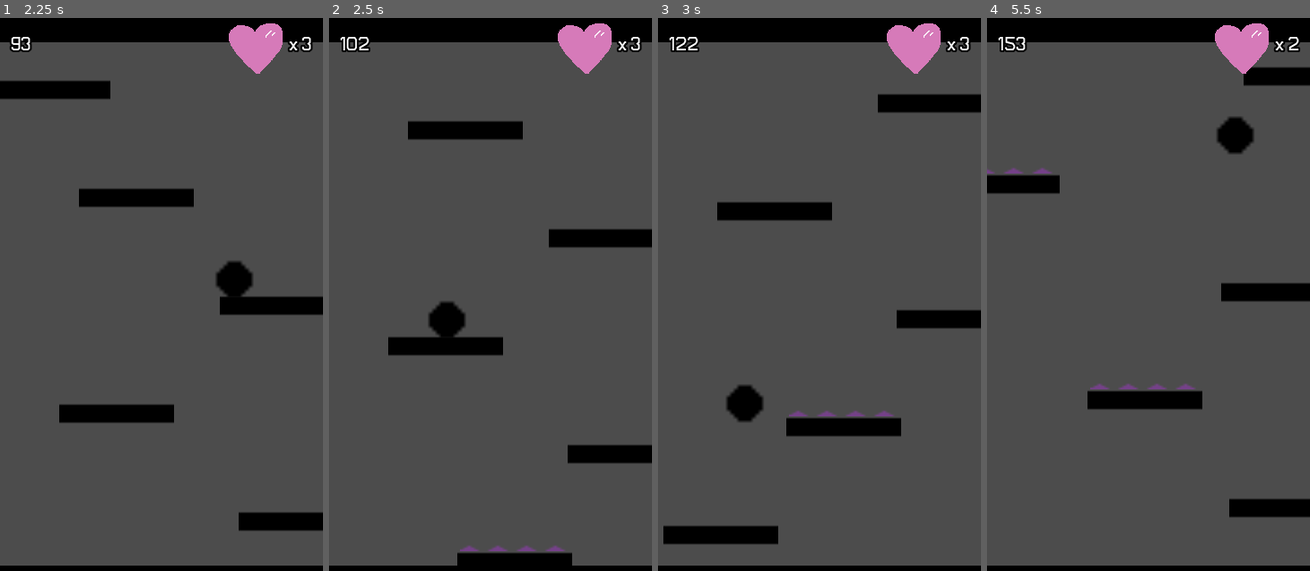
Above: before the commit, frames 1-4 (left to right).
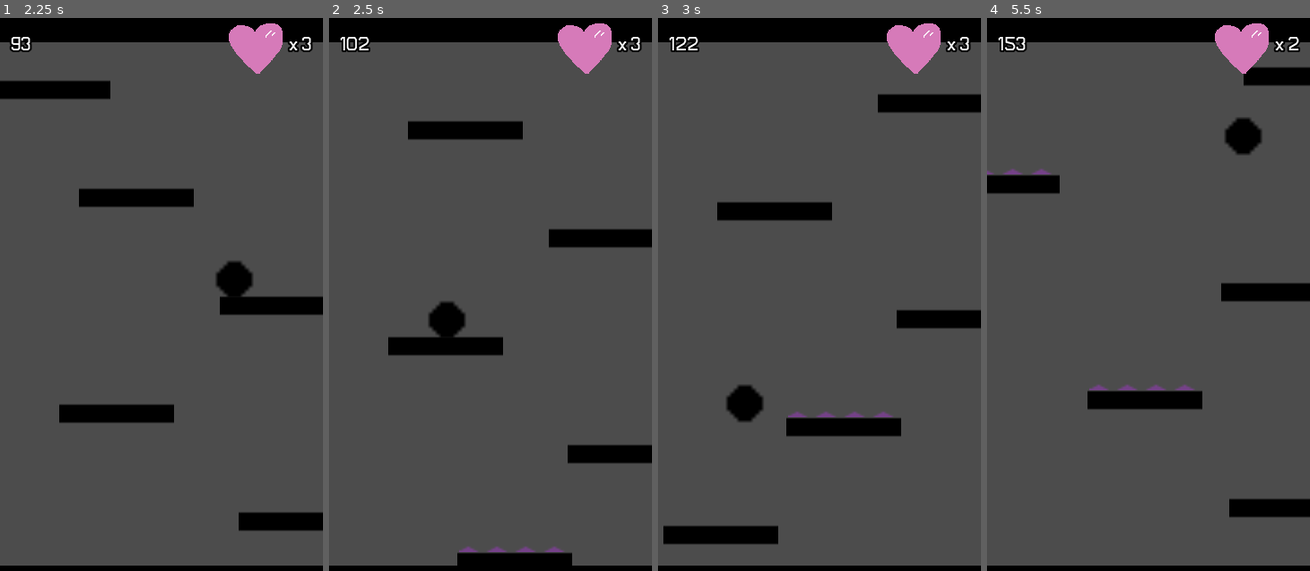
Above: after the commit, the same moments.

Repository: fralcalde/RapidRoll
Game: Godot game, scene res://Scenes/Main.tscn
Same seed, same stepped clock (60 frames per second), same inputs: the game is played once before the commit and once after it.
Inputs:
- Up to frame 1 (2.25 s): hold Right (ui_right) 0.53-2.03 s; hold Left (ui_left) from 2.03 s (still down)
- Up to frame 2 (2.5 s): keep holding Left (ui_left)
- Up to frame 3 (3 s): release Left (ui_left) at 2.78 s; hold Right (ui_right) from 2.78 s (still down)
- Up to frame 4 (5.5 s): release Right (ui_right) at 4.28 s; hold Left (ui_left) 4.28-5.03 s; hold Right (ui_right) from 5.03 s (still down)

Frame 1 is identical in both runs. In frame 2, less than 0.1% of the frame differs, in the area x 40-73%, y 95-97%; in frame 3, less than 0.1%; in frame 4, 0.5%, in the area x 0-85%, y 17-68%.

Commit message:
Corregida el scaling a Sprite en vez de escena en general

Diff:
--- a/Scenes/Plataforma_Con_Pinchos.tscn
+++ b/Scenes/Plataforma_Con_Pinchos.tscn
@@ -5,17 +5,19 @@
 [ext_resource path="res://Scenes/Pinchos.tscn" type="PackedScene" id=3]
 
 [sub_resource type="RectangleShape2D" id=1]
-extents = Vector2( 16, 5 )
+extents = Vector2( 64, 9.5 )
 
 [node name="Plataforma_Con_Pinchos" type="StaticBody2D"]
-scale = Vector2( 4, 2 )
 script = ExtResource( 1 )
 
 [node name="Sprite" type="Sprite" parent="."]
+scale = Vector2( 4, 2 )
 texture = ExtResource( 2 )
 
 [node name="CollisionShape2D" type="CollisionShape2D" parent="."]
+position = Vector2( 0, -0.5 )
 shape = SubResource( 1 )
 
 [node name="Pinchos" parent="." instance=ExtResource( 3 )]
-position = Vector2( 0.75, -22 )
+position = Vector2( 2, -43 )
+scale = Vector2( 4, 2 )
